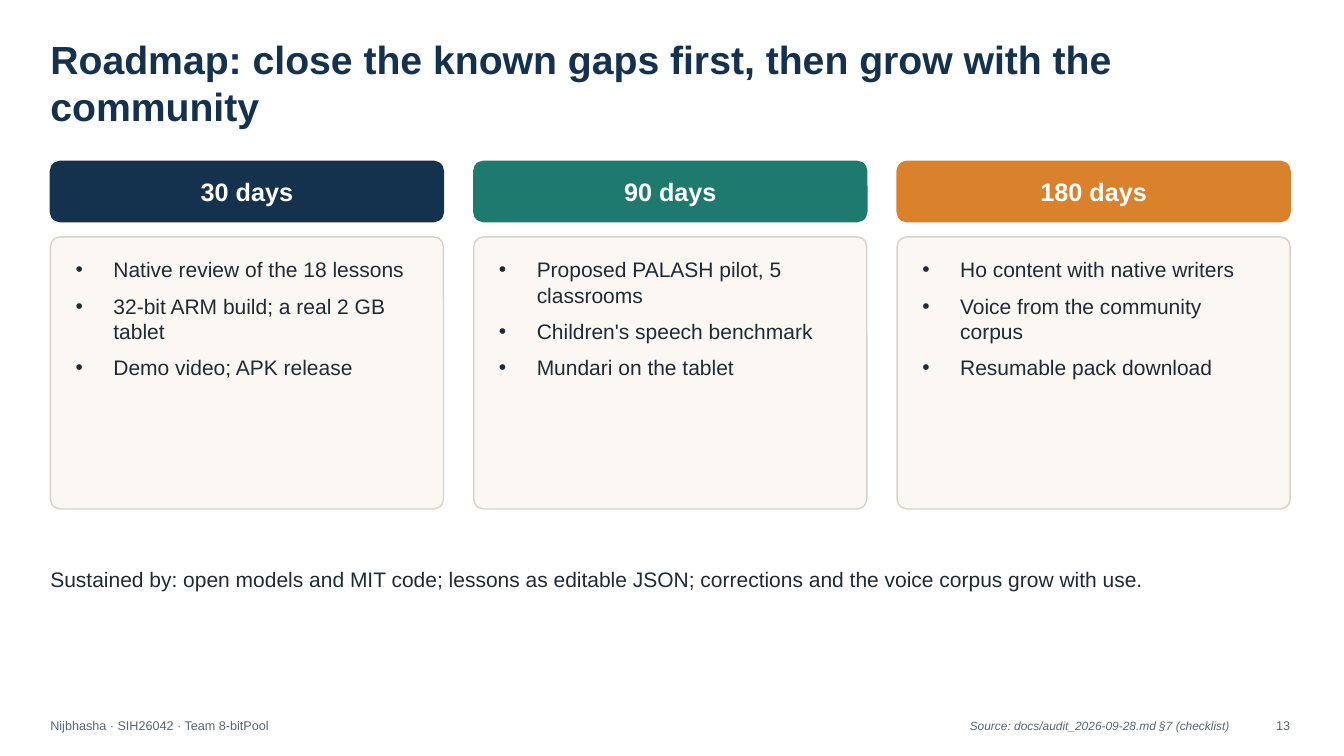
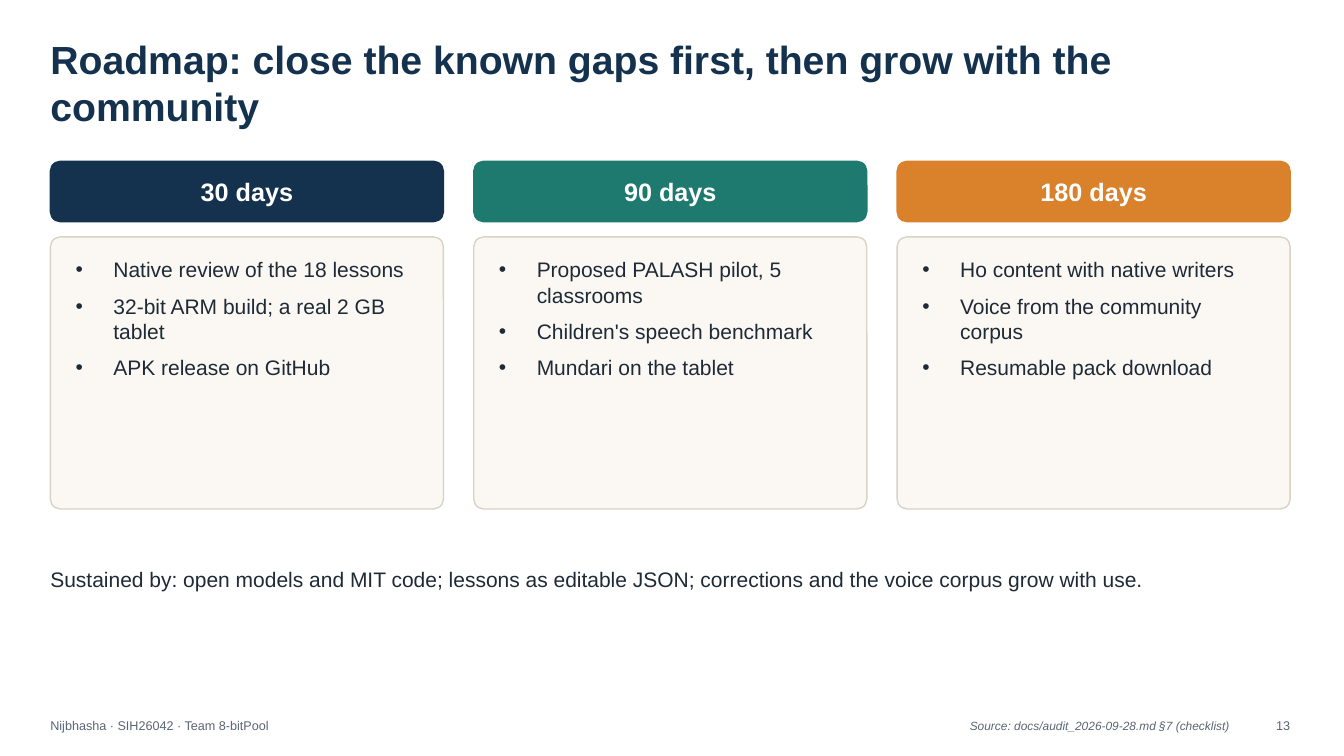
Before and after one commit to barath0512s-rgb/nijbhasha, a slide deck: slide 13 of deck/final_deck.pptx. Drawn at 1344x756 pixels with LibreOffice and Linux fonts; fonts in the diff are those of the drawing. Boxes give left, top, right and bottom in pixels: in the first picture for what was removed or moved away, otherwise in the second. Text is boxed around its words. In the diff, an @@ line names an element or a change of style, - is before the commit and + after.

```diff
--- a/deck/final_deck.pptx
+++ b/deck/final_deck.pptx
@@ text at <box>113,359,330,376</box>: text changed @@
-• Demo video; APK release
+• APK release on GitHub
```
Also in this commit, not shown: 1 other slide changed, 6 other files.
